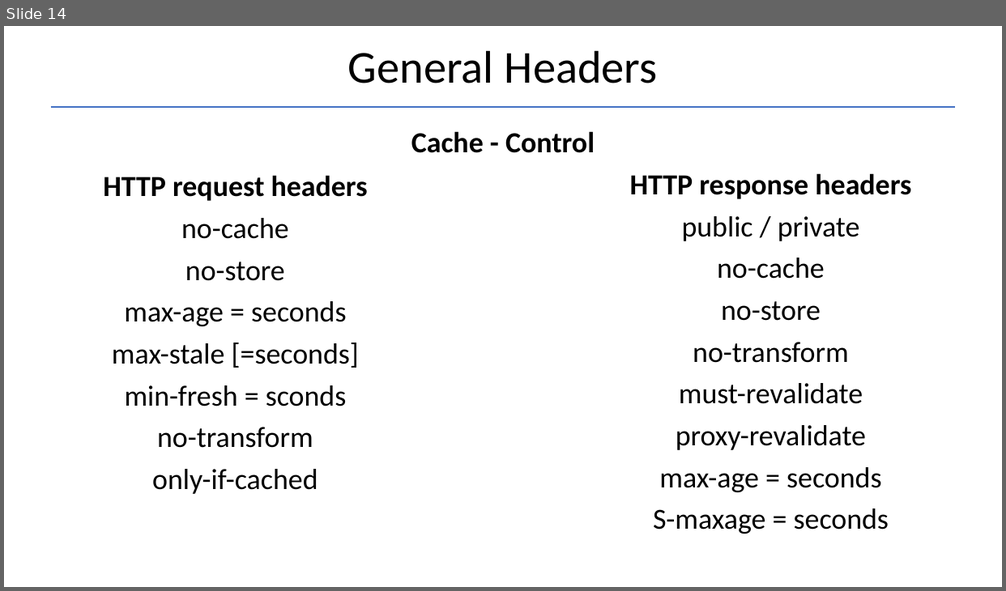
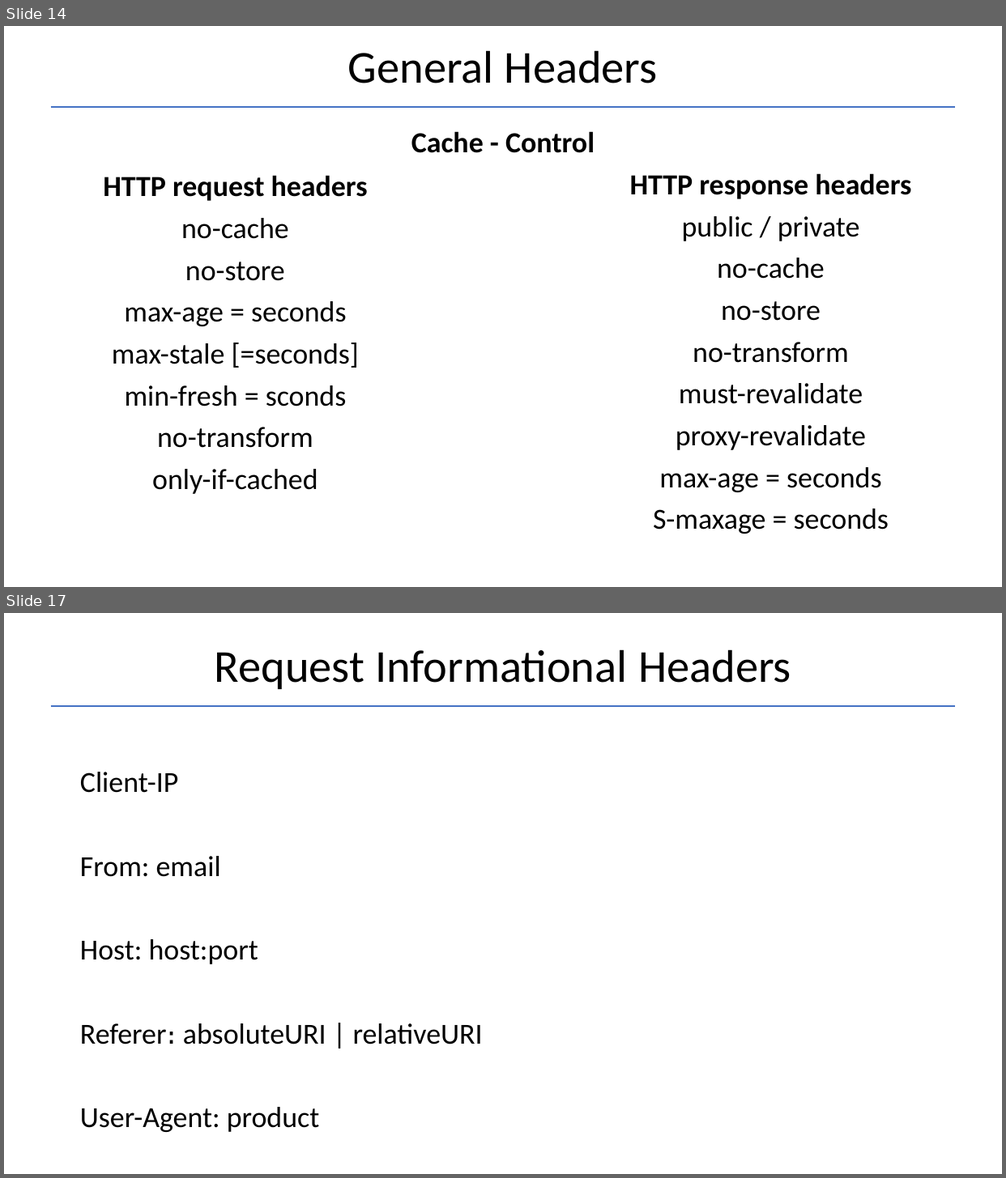
Before and after one commit to Garnik94/Levelup_presentations, a slide deck: Http/Http_presentation.pptx. Shown one above the other, each under a label of ours: slide 14 before the commit, slides 14 and 17 after it; the slides between them are not shown. The pictures are 1006x591 and 1006x1178 pixels, drawn with LibreOffice and Linux fonts; fonts in the diff are those of the drawing. Boxes give left, top, right and bottom in pixels: in the first picture for what was removed or moved away, otherwise in the second. Text is boxed around its words. In the diff, an @@ line names an element or a change of style, - is before the commit and + after.

```diff
--- a/Http/Http_presentation.pptx
+++ b/Http/Http_presentation.pptx
@@ slide 17 added at (4,613,1002,1174), background #FFFFFF @@
@@ title added at (215,649,791,689), 44 pt, text #000000 @@
+Request Informational Headers
@@ line added from (50, 707) to (956, 707), #4472C4 1.5 pt @@
@@ text added at (80,772,483,1132), 28 pt, text #000000 @@
+Client-IP
+From: email
+Host: host:port
+Referer։ absoluteURI | relativeURI
+User-Agent: product
```
Also in this commit, not shown: 1 slide changed, 7 other slides added, 1 other file.
